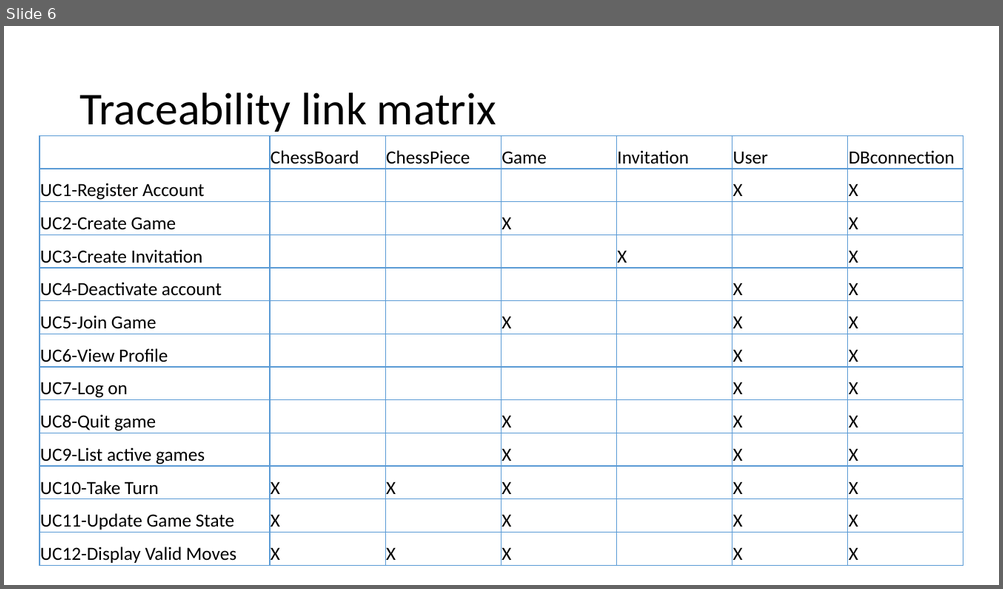
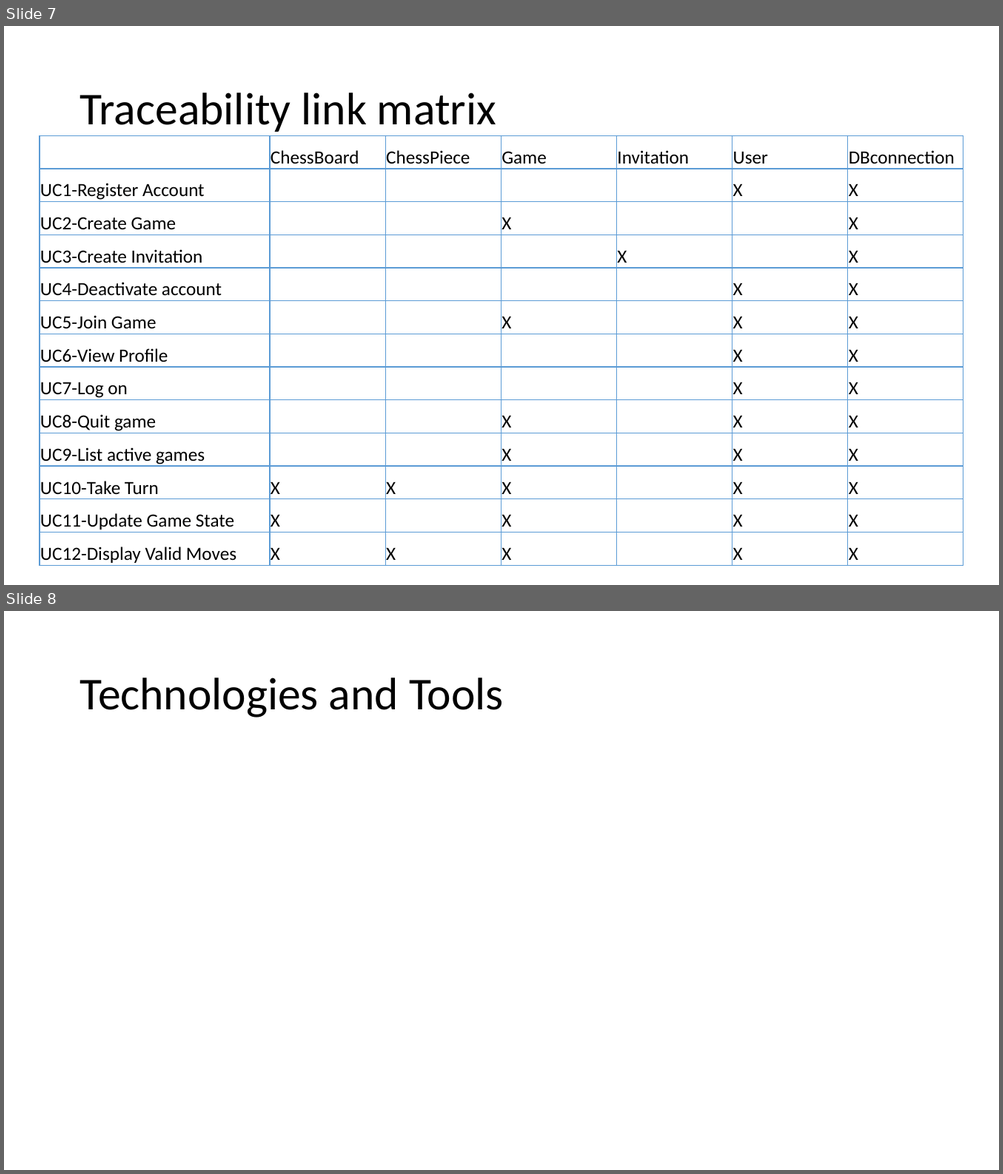
Before and after one commit to Chris-Schaffer/cs414-f18-001-stringCheese, a slide deck: Documents P3/CS 414 Rollerball Project 03.pptx. Shown one above the other, each under a label of ours: slide 6 before the commit, slides 7 and 8 after it. The pictures are 1003x589 and 1003x1174 pixels, drawn with LibreOffice and Linux fonts; fonts in the diff are those of the drawing. Boxes give left, top, right and bottom in pixels: in the first picture for what was removed or moved away, otherwise in the second. Text is boxed around its words. In the diff, an @@ line names an element or a change of style, - is before the commit and + after.

Commit message:
ppt update

```diff
--- a/Documents P3/CS 414 Rollerball Project 03.pptx
+++ b/Documents P3/CS 414 Rollerball Project 03.pptx
@@ slide 8 added at bbox=[4, 611, 999, 1170], background #FFFFFF @@
@@ title added at bbox=[79, 678, 504, 718], 44 pt, text #000000 @@
+Technologies and Tools
@@ what was slide 6 is now slide 7 @@
```
Also in this commit, not shown: 1 other slide added.
